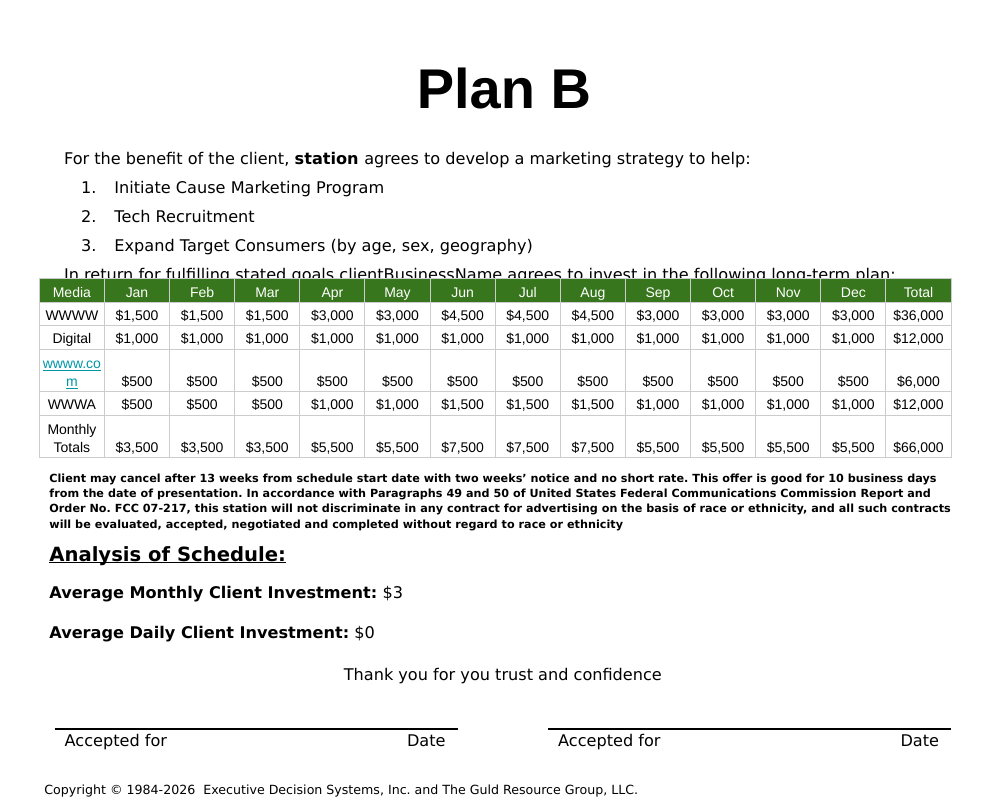
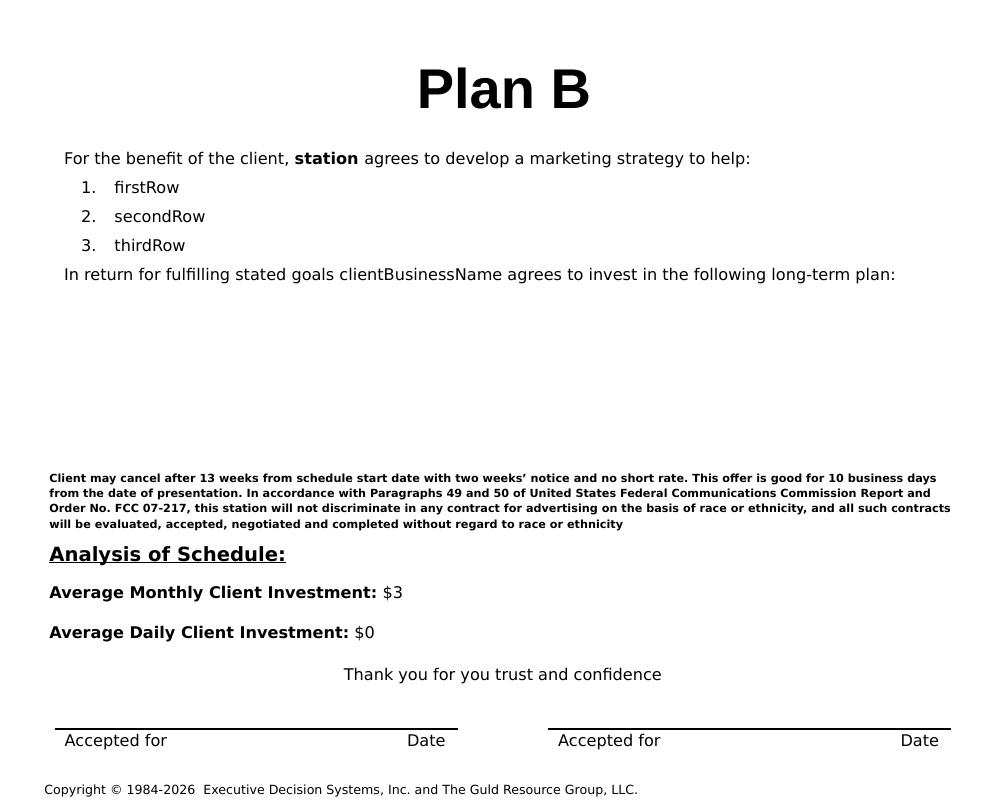
Before and after one commit to hintonandrew510/wizardfrontend, a slide deck: slide 35 of mavenprojectSCR/src/main/resources/powerpointtemplate/tv.pptx. Drawn at 1008x806 pixels with LibreOffice and Linux fonts; fonts in the diff are those of the drawing; background and template pictures are left out. Boxes give left, top, right and bottom in pixels: in the first picture for what was removed or moved away, otherwise in the second. Text is boxed around its words. In the diff, an @@ line names an element or a change of style, - is before the commit and + after.

```diff
--- a/mavenprojectSCR/src/main/resources/powerpointtemplate/tv.pptx
+++ b/mavenprojectSCR/src/main/resources/powerpointtemplate/tv.pptx
@@ text at [114,180,205,252]: text changed @@
-1. Initiate Cause Marketing Program
-2. Tech Recruitment
-3. Expand Target Consumers (by age, sex, geography)
+1. firstRow
+2. secondRow
+3. thirdRow
@@ table removed at [39,279,957,459], 6 rows, 14 columns @@
-Media | Jan | Feb | Mar | Apr | May | Jun | Jul | Aug | Sep | Oct | Nov | Dec | Total
-WWWW | $1,500 | $1,500 | $1,500 | $3,000 | $3,000 | $4,500 | $4,500 | $4,500 | $3,000 | $3,000 | $3,000 | $3,000 | $36,000
-Digital | $1,000 | $1,000 | $1,000 | $1,000 | $1,000 | $1,000 | $1,000 | $1,000 | $1,000 | $1,000 | $1,000 | $1,000 | $12,000
-wwww.com | $500 | $500 | $500 | $500 | $500 | $500 | $500 | $500 | $500 | $500 | $500 | $500 | $6,000
-WWWA | $500 | $500 | $500 | $1,000 | $1,000 | $1,500 | $1,500 | $1,500 | $1,000 | $1,000 | $1,000 | $1,000 | $12,000
-Monthly Totals | $3,500 | $3,500 | $3,500 | $5,500 | $5,500 | $7,500 | $7,500 | $7,500 | $5,500 | $5,500 | $5,500 | $5,500 | $66,000
```
Also in this commit, not shown: 1 other slide changed, 4 other files.
